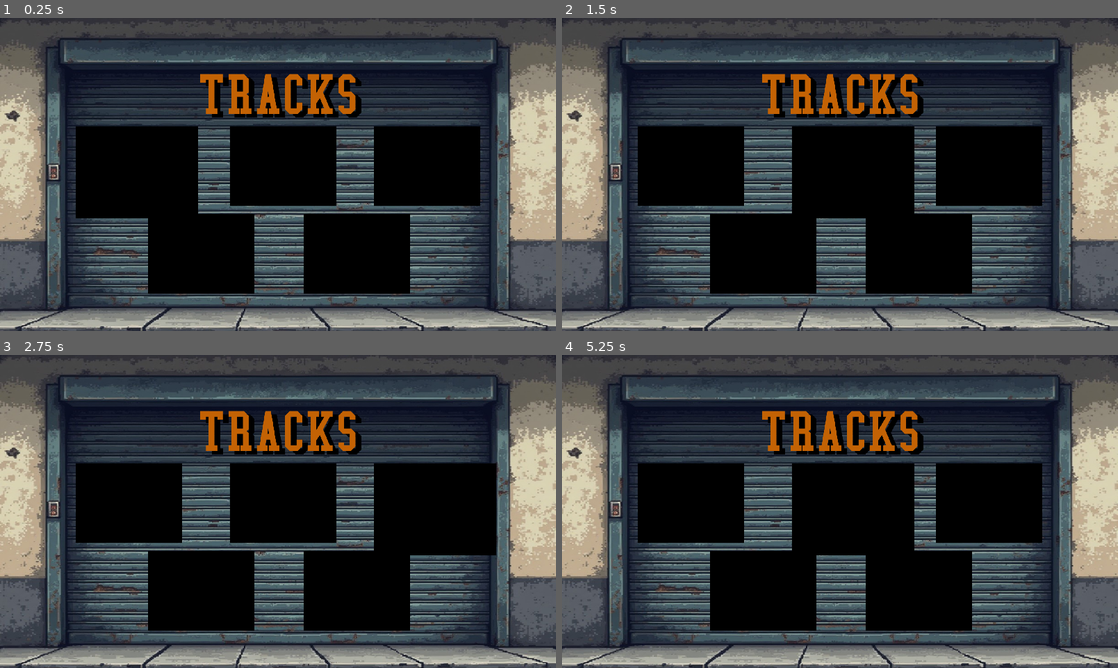
Above: before the commit, frames 1-4 (two rows, left to right).
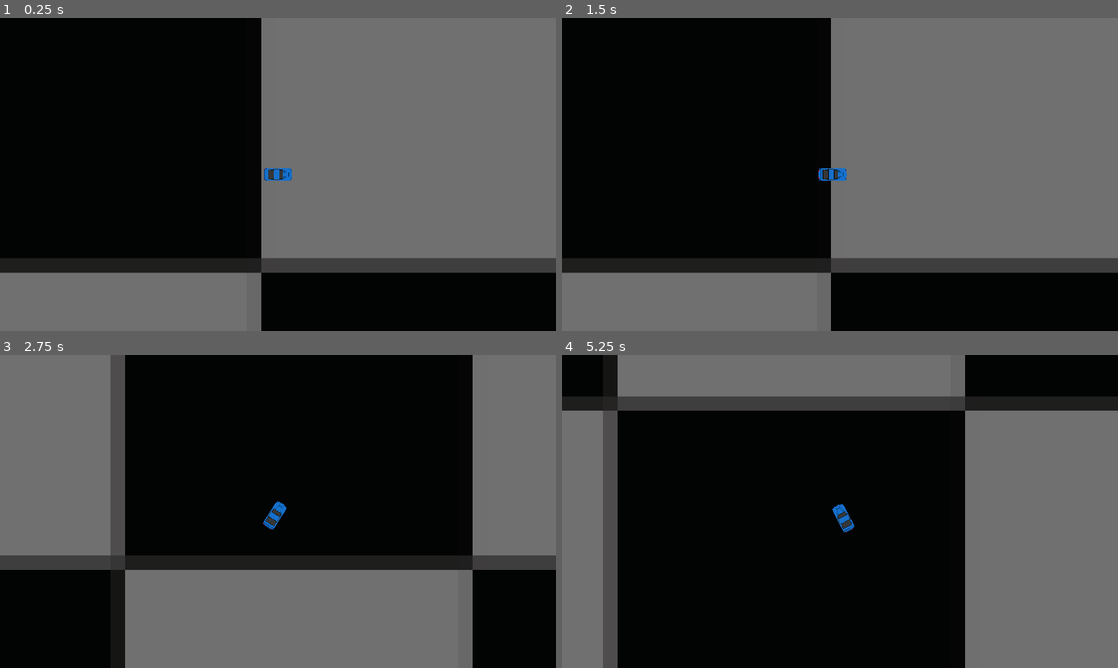
Above: after the commit, the same moments.

Repository: RoboFox031/BlazeShift
Game: Godot game, scene res://Scenes/Testing/testDriveEnviornment.tscn
The game is run twice, just before and just after one commit, with the same random seed, the same clock (stepped at 60 frames per second) and the same inputs. Before the commit the project starts from res://Scenes/UI/trackSelection.tscn.
Inputs:
- Up to frame 1 (0.25 s): no input
- Up to frame 2 (1.5 s): tap Enter at 0.5 s; hold D (p1_right) 0.53-1.28 s; tap O (p1_start) at 0.6, 1.25 s; hold S (p1_down) from 1.28 s (still down); tap L (p1_x) at 1.35 s
- Up to frame 3 (2.75 s): release S (p1_down) at 2.03 s; hold D (p1_right) from 2.03 s (still down); tap Down (p2_down) at 2.1 s
- Up to frame 4 (5.25 s): release D (p1_right) at 2.78 s; hold W (p1_up) 2.78-3.53 s; tap Left (p2_left) at 2.85 s; hold A (p1_left) 3.53-5.03 s; tap Right (p2_right) at 3.6 s; tap Up (p2_up) at 4.35 s; tap O (p1_start) at 5, 5.1 s; hold S (p1_down) from 5.03 s (still down)

The runs differ from the first frame. In frame 1, 84% of the frame differs, in the area x 0-100%, y 0-100%; in frame 2, 85%; in frame 3, 81%; in frame 4, 72%.

Commit message:
Started Ice

Diff:
--- a/Scenes/Testing/testDriveEnviornment.tscn
+++ b/Scenes/Testing/testDriveEnviornment.tscn
@@ -8,6 +8,7 @@
 
 [node name="Sprite2D" type="Sprite2D" parent="."]
 modulate = Color(0.439049, 0.439049, 0.439049, 1)
+position = Vector2(-17, -165)
 scale = Vector2(50, 50)
 texture = ExtResource("1_5antp")
 
@@ -21,5 +22,14 @@
 script = ExtResource("3_qj48c")
 
 [node name="collisionPolygon2d" type="CollisionPolygon2D" parent="Offroad"]
-position = Vector2(-100, -10)
-polygon = PackedVector2Array(22, -159, -106, -168, -151, -79, -244, 45, -152, 273, -5, 289, 131, 281, 139, 138, 170, 68, 351, 100, 500, 136, 582, 383, 738, 413, 776, 216, 777, -17, 757, -157, 655, -245, 578, -224, 360, -188, 144, -172)
+position = Vector2(-192, -263)
+polygon = PackedVector2Array(22, -159, -105, -161, -217, -78, -152, 58, -10, 96, 72, 57, 170, 68, 351, 100, 500, 136, 582, 383, 738, 413, 776, 216, 777, -17, 757, -157, 655, -245, 578, -224, 360, -188, 144, -172)
+
+[node name="Ice" type="Area2D" parent="."]
+script = ExtResource("3_qj48c")
+myTerrain = 2
+
+[node name="collisionPolygon2d" type="CollisionPolygon2D" parent="Ice"]
+modulate = Color(0.215238, 1.54018e-05, 0.86549, 1)
+position = Vector2(31, 72)
+polygon = PackedVector2Array(-258, -82, -365, 40, -410, 196, 13, 340, 391, 259, 539, 101, 343, 63, 269, -183, 53, -181)
--- a/project.godot
+++ b/project.godot
@@ -11,7 +11,7 @@
 [application]
 
 config/name="Blaze Shift"
-run/main_scene="res://Scenes/UI/trackSelection.tscn"
+run/main_scene="res://Scenes/Testing/testDriveEnviornment.tscn"
 config/features=PackedStringArray("4.3", "GL Compatibility")
 config/icon="res://icon.svg"
 
@@ -24,6 +24,7 @@
 
 window/size/viewport_width=1920
 window/size/viewport_height=1080
+window/size/mode=3
 window/size/resizable=false
 window/size/borderless=true
 window/stretch/mode="viewport"
